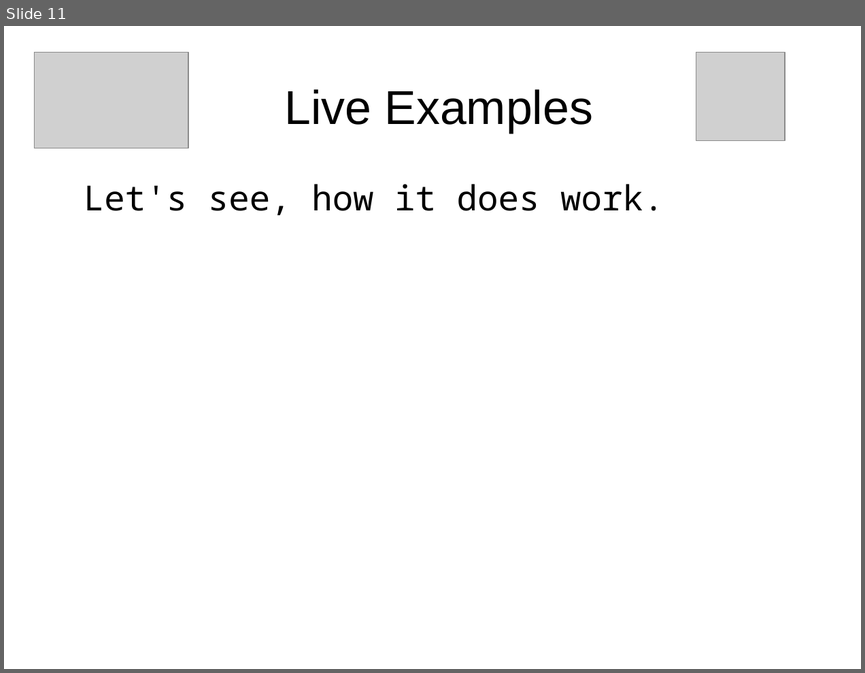
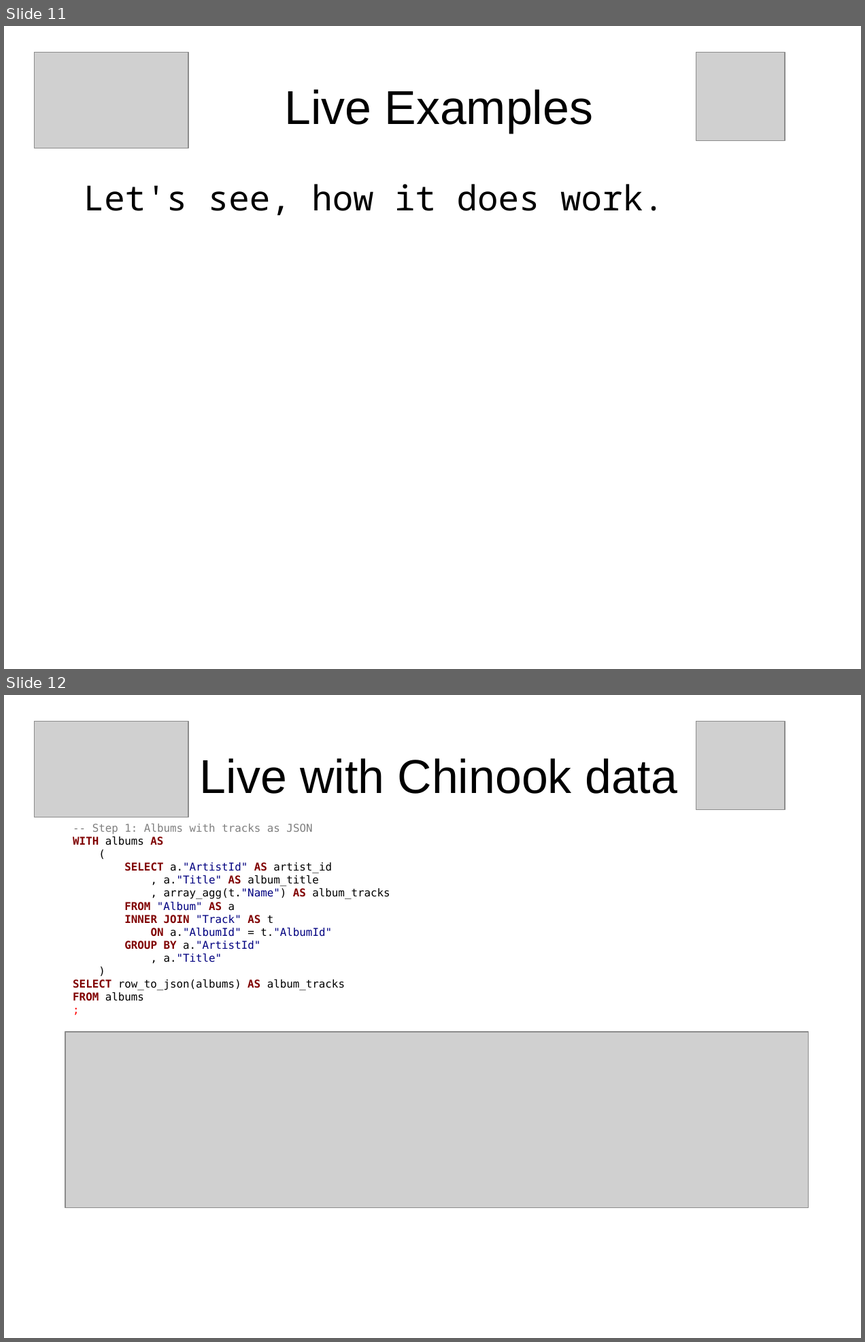
Before and after one commit to sjstoelting/talks, a slide deck: no-sql-as-not-only-sql/NoSQL-as-Not-Only-SQL.odp. Shown one above the other, each under a label of ours: slide 11 before the commit, slides 11 and 12 after it. The pictures are 865x673 and 865x1342 pixels, drawn with LibreOffice and Linux fonts; fonts in the diff are those of the drawing; grey boxes stand for pictures. Boxes give left, top, right and bottom in pixels: in the first picture for what was removed or moved away, otherwise in the second. Text is boxed around its words. In the diff, an @@ line names an element or a change of style, - is before the commit and + after.

```diff
--- a/no-sql-as-not-only-sql/NoSQL-as-Not-Only-SQL.odp
+++ b/no-sql-as-not-only-sql/NoSQL-as-Not-Only-SQL.odp
@@ slide 12 added at (x1=4, y1=695, x2=861, y2=1338), background #FFFFFF @@
@@ picture added at (x1=35, y1=721, x2=188, y2=817) @@
@@ picture added at (x1=696, y1=721, x2=785, y2=809) @@
@@ title added at (x1=200, y1=758, x2=677, y2=794), 44 pt, text #000000 @@
+Live with Chinook data
@@ text added at (x1=73, y1=824, x2=390, y2=1001), 10 pt, text #000000 @@
+-- Step 1: Albums with tracks as JSON
+WITH albums AS
+(
+SELECT a."ArtistId" AS artist_id
+, a."Title" AS album_title
+, array_agg(t."Name") AS album_tracks
+FROM "Album" AS a
+INNER JOIN "Track" AS t
+ON a."AlbumId" = t."AlbumId"
+GROUP BY a."ArtistId"
+, a."Title"
+)
+SELECT row_to_json(albums) AS album_tracks
+FROM albums
+;
@@ picture added at (x1=65, y1=1032, x2=808, y2=1207) @@
```
Also in this commit, not shown: 17 other slides added, 1 other file.
